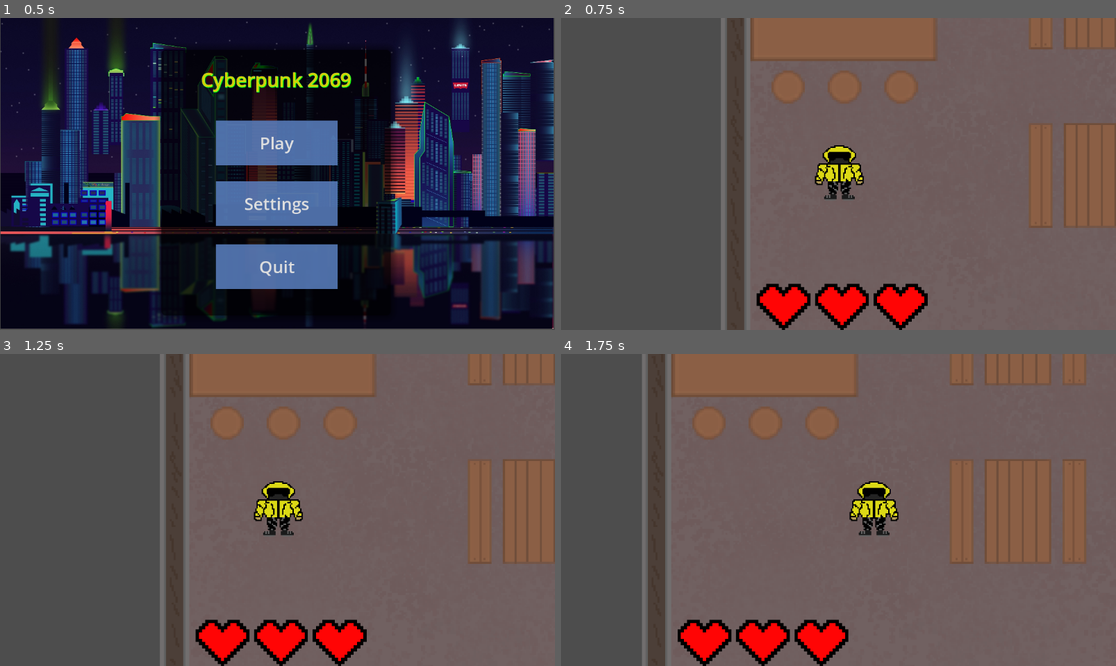
Above: before the commit, frames 1-4 (two rows, left to right).
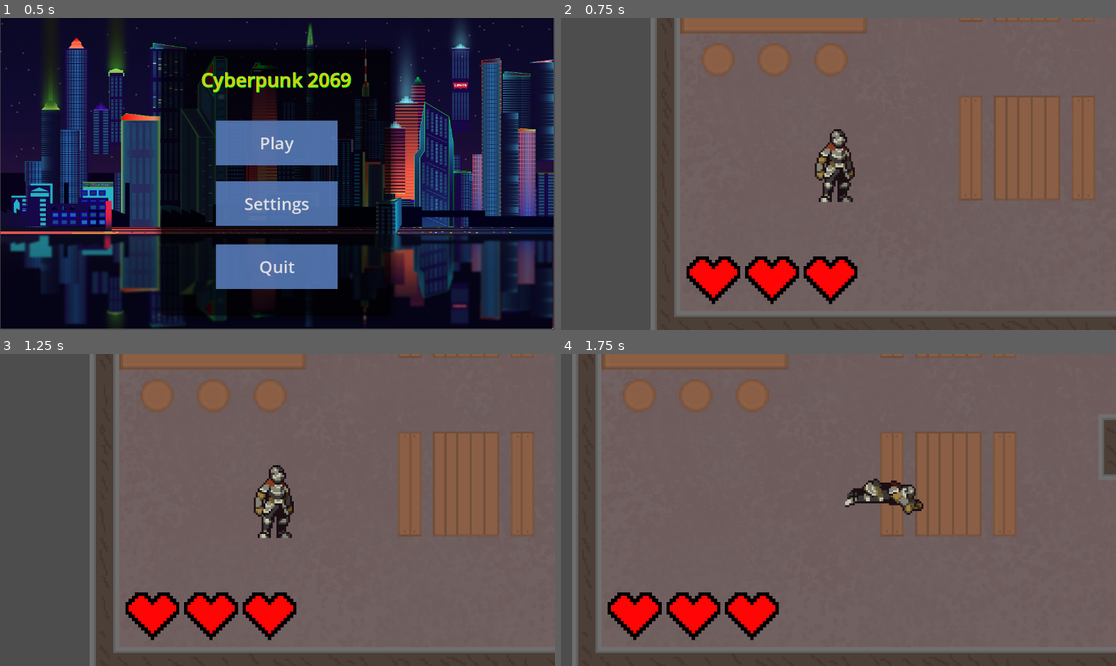
Above: after the commit, the same moments.

Repository: liketaurus/SE-practice-template
Game: Godot game, scene res://Scenes/menu.tscn
Same seed, same stepped clock (60 frames per second), same inputs: the game is played once before the commit and once after it.
Inputs:
- Up to frame 1 (0.5 s): no input
- Up to frame 2 (0.75 s): click "Play" at 0.5 s
- Up to frame 3 (1.25 s): no input
- Up to frame 4 (1.75 s): hold D from 1.28 s (still down); hold Shift from 1.28 s (still down)

Frame 1 is identical in both runs. In frame 2, 34% of the frame differs, in the area x 16-100%, y 0-100%; in frame 3, 34%; in frame 4, 37%, in the area x 2-100%, y 0-100%.

Commit message:
Added player animations

Diff:
--- a/src/Cyberpunk2069/Scenes/main.tscn
+++ b/src/Cyberpunk2069/Scenes/main.tscn
@@ -25,7 +25,7 @@
 position = Vector2(0, 1)
 
 [node name="Player" parent="." instance=ExtResource("2_cm5n4")]
-position = Vector2(-266, 7)
+position = Vector2(-169, 45)
 scale = Vector2(1.18079, 1.18079)
 
 [node name="Hp" type="Sprite2D" parent="."]
--- a/src/Cyberpunk2069/Scenes/player.tscn
+++ b/src/Cyberpunk2069/Scenes/player.tscn
@@ -1,22 +1,82 @@
-[gd_scene load_steps=4 format=3 uid="uid://btb3mslexwkb0"]
+[gd_scene load_steps=8 format=3 uid="uid://btb3mslexwkb0"]
 
 [ext_resource type="Script" path="res://Scripts/player.gd" id="1_nlplg"]
-[ext_resource type="Texture2D" uid="uid://d1kk42q3uo7ro" path="res://Textures/Player.png" id="2_1g23g"]
+[ext_resource type="Texture2D" uid="uid://beuri4f2gguh2" path="res://assets/Player.png" id="2_qduuw"]
 
 [sub_resource type="CapsuleShape2D" id="CapsuleShape2D_cnkmm"]
-radius = 26.0
-height = 66.0
+radius = 14.0
+height = 38.0
+
+[sub_resource type="Animation" id="Animation_dqw3i"]
+resource_name = "idle"
+loop_mode = 1
+tracks/0/type = "value"
+tracks/0/imported = false
+tracks/0/enabled = true
+tracks/0/path = NodePath("Player:frame")
+tracks/0/interp = 1
+tracks/0/loop_wrap = true
+tracks/0/keys = {
+"times": PackedFloat32Array(0, 0.1, 0.2, 0.3, 0.4, 0.5, 0.6, 0.7, 0.8, 0.9),
+"transitions": PackedFloat32Array(1, 1, 1, 1, 1, 1, 1, 1, 1, 1),
+"update": 1,
+"values": [0, 1, 2, 3, 4, 5, 6, 7, 8, 9]
+}
+
+[sub_resource type="Animation" id="Animation_j0spp"]
+resource_name = "walk"
+loop_mode = 1
+tracks/0/type = "value"
+tracks/0/imported = false
+tracks/0/enabled = true
+tracks/0/path = NodePath("Player:frame")
+tracks/0/interp = 1
+tracks/0/loop_wrap = true
+tracks/0/keys = {
+"times": PackedFloat32Array(0, 0.1, 0.2, 0.3, 0.4, 0.5, 0.6, 0.7, 0.8, 0.9),
+"transitions": PackedFloat32Array(1, 1, 1, 1, 1, 1, 1, 1, 1, 1),
+"update": 1,
+"values": [12, 13, 14, 15, 16, 17, 18, 19, 20, 21]
+}
+
+[sub_resource type="Animation" id="Animation_u0rjx"]
+resource_name = "run"
+length = 1.1
+tracks/0/type = "value"
+tracks/0/imported = false
+tracks/0/enabled = true
+tracks/0/path = NodePath("Player:frame")
+tracks/0/interp = 1
+tracks/0/loop_wrap = true
+tracks/0/keys = {
+"times": PackedFloat32Array(0, 0.1, 0.2, 0.3, 0.4, 0.5, 0.6, 0.7, 0.8, 0.9, 1),
+"transitions": PackedFloat32Array(1, 1, 1, 1, 1, 1, 1, 1, 1, 1, 1),
+"update": 1,
+"values": [24, 25, 26, 27, 28, 29, 30, 31, 32, 33, 34]
+}
+
+[sub_resource type="AnimationLibrary" id="AnimationLibrary_8k0hu"]
+_data = {
+"idle": SubResource("Animation_dqw3i"),
+"run": SubResource("Animation_u0rjx"),
+"walk": SubResource("Animation_j0spp")
+}
 
 [node name="Player" type="CharacterBody2D"]
+texture_filter = 1
+up_direction = Vector2(0, 1)
 script = ExtResource("1_nlplg")
 
 [node name="Player" type="Sprite2D" parent="."]
-position = Vector2(365, 309)
-scale = Vector2(0.192203, 0.192203)
-texture = ExtResource("2_1g23g")
+position = Vector2(372, 257)
+scale = Vector2(2.23965, 2.23965)
+texture = ExtResource("2_qduuw")
+hframes = 12
+vframes = 3
+frame = 24
 
 [node name="CollisionShape2D" type="CollisionShape2D" parent="."]
-position = Vector2(365, 315)
+position = Vector2(362, 328)
 shape = SubResource("CapsuleShape2D_cnkmm")
 
 [node name="Camera2D" type="Camera2D" parent="."]
@@ -32,3 +92,8 @@
 drag_top_margin = 0.05
 drag_right_margin = 0.05
 drag_bottom_margin = 0.05
+
+[node name="AnimationPlayer" type="AnimationPlayer" parent="."]
+libraries = {
+"": SubResource("AnimationLibrary_8k0hu")
+}
--- a/src/Cyberpunk2069/Scripts/player.gd
+++ b/src/Cyberpunk2069/Scripts/player.gd
@@ -17,4 +17,11 @@
 	if Input.is_key_pressed(KEY_D):
 		velocity.x = speed
 
+	if velocity.x == 0 and velocity.y == 0:
+		$AnimationPlayer.play("idle")
+	elif speed == 150:
+		$AnimationPlayer.play("walk")
+	else:
+		$AnimationPlayer.play("run")
+
 	move_and_slide()
Binary file added: src/Cyberpunk2069/Scenes/__Idle.gif
Binary file added: src/Cyberpunk2069/assets/FreeKnight_v1/Colour1/NoOutline/120x80_PNGSheets/_Attack.png
Not shown, added: src/Cyberpunk2069/assets/FreeKnight_v1/Colour1/NoOutline/120x80_PNGSheets/_Attack.png.import
Binary file added: src/Cyberpunk2069/assets/FreeKnight_v1/Colour1/NoOutline/120x80_PNGSheets/_Attack2.png
Not shown, added: src/Cyberpunk2069/assets/FreeKnight_v1/Colour1/NoOutline/120x80_PNGSheets/_Attack2.png.import
Binary file added: src/Cyberpunk2069/assets/FreeKnight_v1/Colour1/NoOutline/120x80_PNGSheets/_Attack2NoMovement.png
Not shown, added: src/Cyberpunk2069/assets/FreeKnight_v1/Colour1/NoOutline/120x80_PNGSheets/_Attack2NoMovement.png.import
Binary file added: src/Cyberpunk2069/assets/FreeKnight_v1/Colour1/NoOutline/120x80_PNGSheets/_AttackCombo.png
Not shown, added: src/Cyberpunk2069/assets/FreeKnight_v1/Colour1/NoOutline/120x80_PNGSheets/_AttackCombo.png.import
Binary file added: src/Cyberpunk2069/assets/FreeKnight_v1/Colour1/NoOutline/120x80_PNGSheets/_AttackComboNoMovement.png
Not shown, added: src/Cyberpunk2069/assets/FreeKnight_v1/Colour1/NoOutline/120x80_PNGSheets/_AttackComboNoMovement.png.import
Binary file added: src/Cyberpunk2069/assets/FreeKnight_v1/Colour1/NoOutline/120x80_PNGSheets/_AttackNoMovement.png
(and 354 more such lines)
